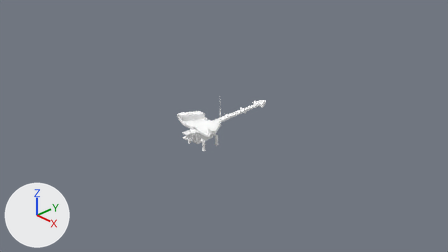
The Blender file assets/samsa.blend: old version first, new version second.
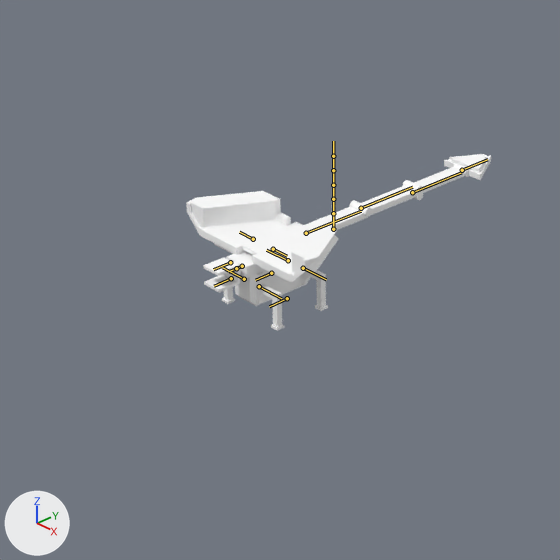
There are two pictures of each version: one from the file's camera 'Camera', one close up on the part from 27% to 64% of the width and 22% to 87% of the height. The lights are fixed; the arrows at lower left show +X, +Y and +Z. The bones that bend it are drawn over the model as lines in the close-ups.
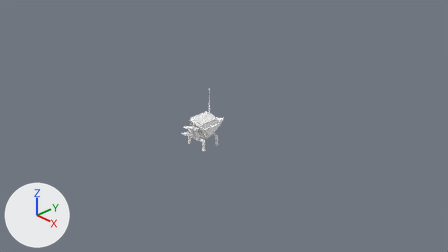
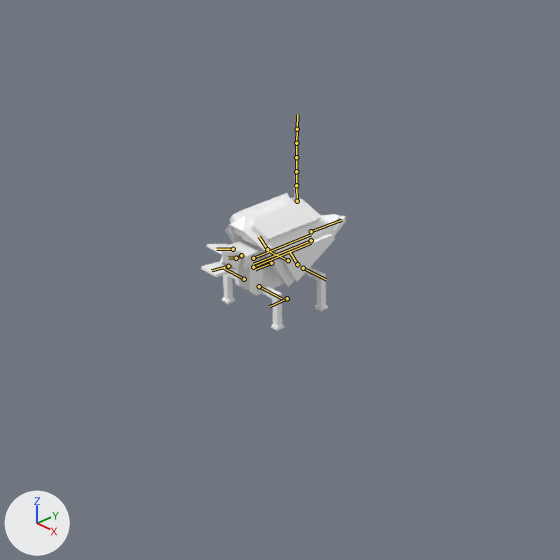
The newer file adds an action. The first version stands in its rest pose; the second is drawn at frame 17 of the action 'wag'.

Changed parts and their boxes (x1, y1, x2, y2) in the close-ups (560 x 560 px):
'Cube', posed (52% narrower, 14% taller): before (186, 141, 491, 331); after (201, 115, 346, 331)
bone 'torso', root to tip: before (271, 273) to (255, 280); after (271, 263) to (255, 269)
bone 'wing_l', root to tip: before (273, 249) to (287, 256); after (297, 264) to (289, 251)
bone 'antenna1', root to tip: before (333, 229) to (333, 213); after (297, 201) to (296, 185)
bone 'wing_r', root to tip: before (253, 239) to (239, 232); after (267, 249) to (259, 236)
bone 'head', root to tip: before (236, 268) to (228, 271); after (236, 258) to (228, 257)
bone 'eyelid_bottom', root to tip: before (231, 278) to (214, 286); after (228, 266) to (211, 270)
bone 'eyelid_top', root to tip: before (230, 262) to (213, 269); after (233, 249) to (216, 249)
bone 'back1', root to tip: before (306, 233) to (361, 211); after (253, 267) to (311, 243)
bone 'back2', root to tip: before (361, 208) to (412, 187); after (311, 240) to (253, 264)
bone 'back3', root to tip: before (412, 192) to (461, 172); after (253, 258) to (311, 234)
bone 'projector', root to tip: before (462, 170) to (487, 159); after (311, 231) to (341, 220)

Edits to the bpy script that builds the scene:
```text
Change bone_torso:
    where bone_torso = bpy.data.objects['Armature'].pose.bones['torso']
    bone_torso.location: (0.0, 0.0, 0.0) -> (0.0, 0.0, -0.076)
Change bone_wing_l:
    where bone_wing_l = bpy.data.objects['Armature'].pose.bones['wing_l']  # child of 'torso'
    bone_wing_l.location: (0.0, 0.0, 0.0) -> (0.164, 0.05, 0.229)
    bone_wing_l.rotation_quaternion: (1.0, 0.0, 0.0, 0.0) -> (0.683, -0.683, 0.183, 0.183)  # degrees (0, 0, 0) -> degrees (-90, 30, 0)
Change bone_antenna1:
    where bone_antenna1 = bpy.data.objects['Armature'].pose.bones['antenna1']  # child of 'wing_l'
    bone_antenna1.rotation_quaternion: (1.0, 0.0, 0.0, 0.0) -> (0.683, -0.183, 0.183, -0.683)  # degrees (0, 0, 0) -> degrees (-30, 0, -90)
Change bone_wing_r:
    where bone_wing_r = bpy.data.objects['Armature'].pose.bones['wing_r']  # child of 'torso'
    bone_wing_r.location: (0.0, 0.0, 0.0) -> (-0.164, 0.05, 0.229)
    bone_wing_r.rotation_quaternion: (1.0, 0.0, 0.0, 0.0) -> (0.683, -0.683, -0.183, -0.183)  # degrees (0, 0, 0) -> degrees (-90, -30, 0)
Change bone_head:
    where bone_head = bpy.data.objects['Armature'].pose.bones['head']  # child of 'neck'
    bone_head.rotation_quaternion: (1.0, 0.0, 0.0, 0.0) -> (0.982, 0.189, 0.0, 0.0)  # degrees (0, 0, 0) -> degrees (22, 0, 0)
Change bone_eyelid_bottom:
    where bone_eyelid_bottom = bpy.data.objects['Armature'].pose.bones['eyelid_bottom']  # child of 'head'
    bone_eyelid_bottom.rotation_quaternion: (1.0, 0.0, 0.0, 0.0) -> (0.992, 0.128, 0.0, 0.0)  # degrees (0, 0, 0) -> degrees (15, 0, 0)
Change bone_eyelid_top:
    where bone_eyelid_top = bpy.data.objects['Armature'].pose.bones['eyelid_top']  # child of 'head'
    bone_eyelid_top.rotation_quaternion: (1.0, 0.0, 0.0, 0.0) -> (1.0, -0.025, 0.0, 0.0)  # degrees (0, 0, 0) -> degrees (-3, 0, 0)
Change bone_back1:
    where bone_back1 = bpy.data.objects['Armature'].pose.bones['back1']  # child of 'torso'
    bone_back1.location: (0.0, 0.0, 0.0) -> (0.0, -0.46, -0.165)
Change bone_back2:
    where bone_back2 = bpy.data.objects['Armature'].pose.bones['back2']  # child of 'back1'
    bone_back2.rotation_quaternion: (1.0, 0.0, 0.0, 0.0) -> (0.0, 1.0, 0.0, 0.0)  # degrees (0, 0, 0) -> degrees (-180, 0, 0)
Change bone_back3:
    where bone_back3 = bpy.data.objects['Armature'].pose.bones['back3']  # child of 'back2'
    bone_back3.rotation_quaternion: (1.0, 0.0, 0.0, 0.0) -> (0.0, 1.0, 0.0, 0.0)  # degrees (0, 0, 0) -> degrees (-180, 0, 0)
Change bone_projector:
    where bone_projector = bpy.data.objects['Armature'].pose.bones['projector']  # child of 'back3'
    bone_projector.rotation_quaternion: (1.0, 0.0, 0.0, 0.0) -> (0.996, 0.0, 0.0, -0.012)  # degrees (0, 0, 0) -> degrees (0, 0, -1)
```
